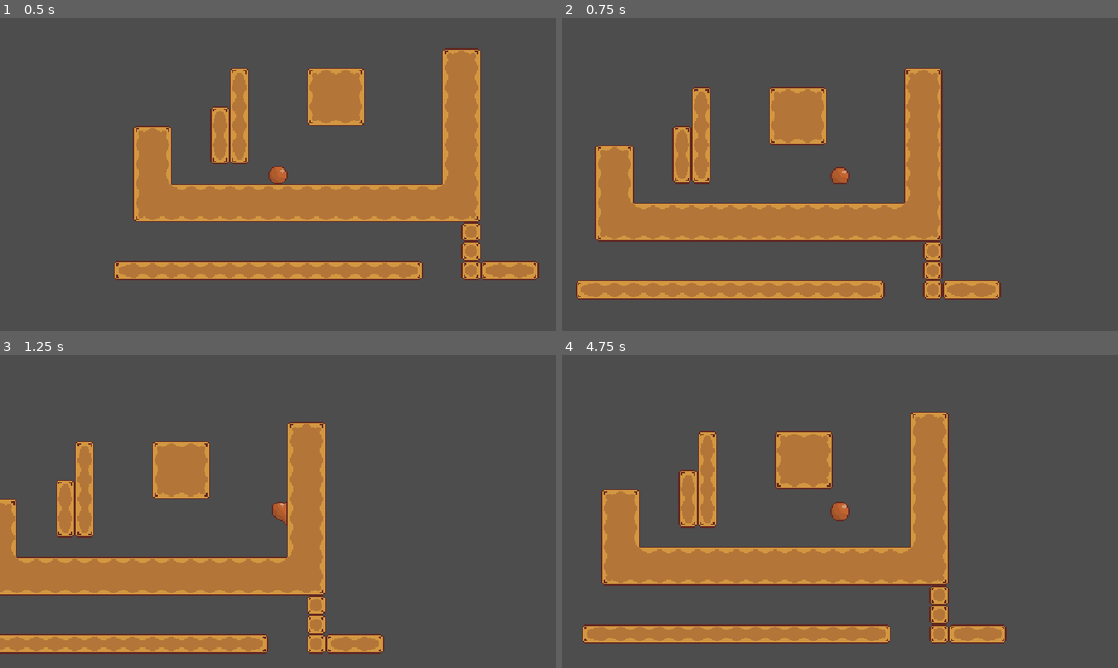
Above: before the commit, frames 1-4 (two rows, left to right).
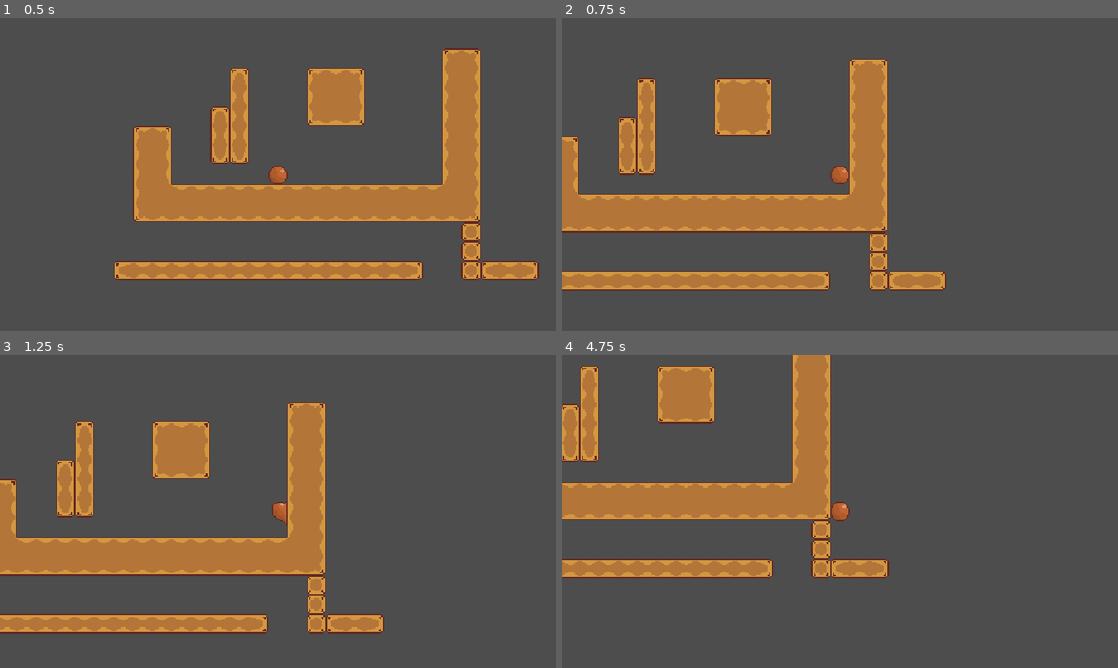
Above: after the commit, the same moments.

Repository: seanlhwi/Haven
Game: Godot game, scene res://game.tscn
The game is run twice, just before and just after one commit, with the same random seed, the same clock (stepped at 60 frames per second) and the same inputs.
Inputs:
- Up to frame 1 (0.5 s): no input
- Up to frame 2 (0.75 s): tap Enter at 0.5 s; hold Right (move_right) from 0.53 s (still down); hold Space (jump) from 0.53 s (still down); tap Shift (dash) at 0.6 s
- Up to frame 3 (1.25 s): keep holding Right (move_right); keep holding Space (jump)
- Up to frame 4 (4.75 s): release Space (jump) at 1.28 s; tap Space (jump) at 1.35, 1.52, 1.82, 3.02, 3.32, 4.52 s; tap Shift (dash) at 1.55, 2.1, 2.85, 4.35 s; release Right (move_right) at 2.03 s; hold Left (move_left) 2.03-2.78 s; hold Space (jump) 2.03-2.78 s; hold Right (move_right) 2.78-4.28 s; hold Space (jump) 3.53-4.28 s; hold Left (move_left) from 4.28 s (still down)

Frame 1 is identical in both runs. In frame 2, 27% of the frame differs, in the area x 0-79%, y 13-90%; in frame 3, 20%; in frame 4, 27%.

Commit message:
Revert "fixed animation"
This reverts commit 4a68ed4d71feef974160b5176fd840028ea792d0.

Diff:
--- a/Boba/Scenes/player.gd
+++ b/Boba/Scenes/player.gd
@@ -17,7 +17,7 @@
 
 # --- adds acceleration and smooth stop ---
 func _handle_horizontal(delta):
-	if wall_jump_lock > 0.0 or is_dashing:
+	if wall_jump_lock > 0.0:
 		return # stops code if after wall jump
 
 	var direction := Input.get_axis("move_left", "move_right") # -1 if left, 0 if still, +1 if right
@@ -76,7 +76,7 @@
 var base_gravity: float = ProjectSettings.get_setting("physics/2d/default_gravity") # brings default gravity number to scale with const, float is decimal number
 
 func _apply_gravity(delta):
-	if is_clinging or is_dashing:
+	if is_clinging:
 		return
 	if not is_on_floor():
 		var mult := RISE_GRAV_MULT if velocity.y < 0.0 else FALL_GRAV_MULT # when not on floor, multiply rise and fall gravity based on + or - velocity
@@ -137,89 +137,53 @@
 		wall_contact_coyote = 0.0
 
 # --- Dash ---
-const DASH_SPEED: float = 600.0
-const DASH_TIME: float = 0.15
+const DASH_SPEED: float = 1000.0
+const DASH_TIME: float = 0.12
 var can_dash: bool = true
 var dash_timer: float = 0.0
-var is_dashing: bool = false
-var facing_x: int = 1
 
 func _dash_check(delta: float) -> void:
 	var x_input: float = Input.get_axis("move_left", "move_right")
-	if x_input != 0.0:
-		facing_x = int(x_input)
+	if dash_timer == 0.0:
+		var velocity_weight_x: float = 1.0 - exp( -(ACCEL if x_input else FRIC))
+		velocity.x = lerp(velocity.x, x_input * SPEED, velocity_weight_x)
 
-	if is_on_floor() and dash_timer == 0.0:
-		can_dash = true
+	if x_input:
+		look_dir_x = int(x_input)
+
+	if is_on_floor():
+		if dash_timer == 0.0 and !can_dash:
+			can_dash = true
 
 # --- dash logic ---
 func _dash_logic(delta: float) -> void:
 	if can_dash and Input.is_action_just_pressed("dash"):
 		can_dash = false
 		dash_timer = DASH_TIME
-		velocity.x = DASH_SPEED * facing_x
+		velocity.x = DASH_SPEED * look_dir_x
 		velocity.y = 0.0
 
 	if dash_timer > 0.0:
 		dash_timer = max(0.0, dash_timer - delta)
 		if is_on_wall():
 			dash_timer = 0.0
-		if dash_timer == 0.0:
-			velocity.x = facing_x * SPEED  # leave the dash at normal speed
-
-	is_dashing = dash_timer > 0.0
 
 # --- animations ---
-enum Phase { NONE, ON, HOLD, OFF }
-var phase := Phase.NONE
-var current_move := ""   # remembers past move, and "" if none
+func _handle_anim() -> void:
+	if is_clinging:
+		if look_dir_x < 0:
+			animated_sprite.play("left_wall")
+		else:
+			animated_sprite.play("right_wall")
+		return
 
-func _ready() -> void:
-	animated_sprite.animation_finished.connect(_on_animation_finished) # plays animation once, and sends to next function, _ready plays once
-
-func _desired_move() -> String:
-	if is_clinging:
-		return "left_wall" if look_dir_x < 0 else "right_wall"
-	if is_dashing:
-		return "dash_left" if facing_x < 0 else "dash_right"
-	return "" # finds current desired move
-
-func _handle_anim() -> void:
-	var desired := _desired_move()
-
-	if desired != "" and (desired != current_move or phase == Phase.OFF):
-		current_move = desired
-		if animated_sprite.sprite_frames.has_animation(current_move):
-			phase = Phase.ON
-			animated_sprite.play(current_move)            # transition in
-		else:
-			phase = Phase.HOLD
-			animated_sprite.play(current_move + "_on")    # hold
-
-	elif desired == "" and current_move != "" and phase != Phase.OFF:
-		var off_name := current_move + "_off"
-		if animated_sprite.sprite_frames.has_animation(off_name):
-			phase = Phase.OFF
-			animated_sprite.play(off_name)
-		else:
-			phase = Phase.NONE
-			current_move = ""
-
-	if phase == Phase.OFF and not animated_sprite.is_playing():
-		phase = Phase.NONE
-		current_move = ""
-
-	if phase == Phase.NONE:
+	var direction := Input.get_axis("move_left", "move_right")
+	if direction == 0.0:
 		animated_sprite.play("idle")
-
-func _on_animation_finished() -> void:
-	match phase:
-		Phase.ON:
-			phase = Phase.HOLD
-			animated_sprite.play(current_move + "_on")    # hold
-		Phase.OFF:
-			phase = Phase.NONE
-			current_move = ""
+	elif direction < 0.0:
+		animated_sprite.play("idle")   # swap in "run_left" when you have one
+	else:
+		animated_sprite.play("idle")   # swap in "run_right" when you have one
 
 func _physics_process(delta):
 	_update_cling()
--- a/Boba/player.tscn
+++ b/Boba/player.tscn
@@ -178,9 +178,9 @@
 "duration": 1.0,
 "texture": SubResource("AtlasTexture_b26j0")
 }],
-"loop": 0,
+"loop": 1,
 "name": &"dash_left",
-"speed": 15.0
+"speed": 5.0
 }, {
 "frames": [{
 "duration": 1.0,
@@ -195,9 +195,9 @@
 "duration": 1.0,
 "texture": SubResource("AtlasTexture_urp6f")
 }],
-"loop": 0,
+"loop": 1,
 "name": &"dash_left_off",
-"speed": 15.0
+"speed": 5.0
 }, {
 "frames": [{
 "duration": 1.0,
@@ -205,7 +205,7 @@
 }],
 "loop": 1,
 "name": &"dash_left_on",
-"speed": 15.0
+"speed": 5.0
 }, {
 "frames": [{
 "duration": 1.0,
@@ -220,9 +220,9 @@
 "duration": 1.0,
 "texture": SubResource("AtlasTexture_q13i1")
 }],
-"loop": 0,
+"loop": 1,
 "name": &"dash_right",
-"speed": 15.0
+"speed": 5.0
 }, {
 "frames": [{
 "duration": 1.0,
@@ -237,9 +237,9 @@
 "duration": 1.0,
 "texture": SubResource("AtlasTexture_7ahtn")
 }],
-"loop": 0,
+"loop": 1,
 "name": &"dash_right_off",
-"speed": 15.0
+"speed": 5.0
 }, {
 "frames": [{
 "duration": 1.0,
@@ -247,7 +247,7 @@
 }],
 "loop": 1,
 "name": &"dash_right_on",
-"speed": 15.0
+"speed": 5.0
 }, {
 "frames": [{
 "duration": 1.0,
@@ -263,7 +263,7 @@
 "texture": SubResource("AtlasTexture_2hs0m")
 }],
 "loop": 1,
-"name": &"idle",
+"name": &"default",
 "speed": 10.0
 }, {
 "frames": [{
@@ -279,9 +279,9 @@
 "duration": 1.0,
 "texture": SubResource("AtlasTexture_qtqh7")
 }],
-"loop": 0,
+"loop": 1,
 "name": &"left_wall",
-"speed": 10.0
+"speed": 5.0
 }, {
 "frames": [{
 "duration": 1.0,
@@ -296,9 +296,9 @@
 "duration": 1.0,
 "texture": SubResource("AtlasTexture_634y6")
 }],
-"loop": 0,
+"loop": 1,
 "name": &"left_wall_off",
-"speed": 10.0
+"speed": 5.0
 }, {
 "frames": [{
 "duration": 1.0,
@@ -306,7 +306,7 @@
 }],
 "loop": 1,
 "name": &"left_wall_on",
-"speed": 10.0
+"speed": 5.0
 }, {
 "frames": [{
 "duration": 1.0,
@@ -321,9 +321,9 @@
 "duration": 1.0,
 "texture": SubResource("AtlasTexture_ek41f")
 }],
-"loop": 0,
+"loop": 1,
 "name": &"right_wall",
-"speed": 10.0
+"speed": 5.0
 }, {
 "frames": [{
 "duration": 1.0,
@@ -338,9 +338,9 @@
 "duration": 1.0,
 "texture": SubResource("AtlasTexture_331ug")
 }],
-"loop": 0,
+"loop": 1,
 "name": &"right_wall_off",
-"speed": 10.0
+"speed": 5.0
 }, {
 "frames": [{
 "duration": 1.0,
@@ -348,7 +348,7 @@
 }],
 "loop": 1,
 "name": &"right_wall_on",
-"speed": 10.0
+"speed": 5.0
 }]
 
 [sub_resource type="CircleShape2D" id="CircleShape2D_6mlwo"]
@@ -359,8 +359,8 @@
 
 [node name="AnimatedSprite2D" type="AnimatedSprite2D" parent="." unique_id=883259731]
 sprite_frames = SubResource("SpriteFrames_6mlwo")
-animation = &"dash_right_on"
-autoplay = "idle"
+animation = &"dash_left"
+autoplay = "default"
 
 [node name="CollisionShape2D" type="CollisionShape2D" parent="." unique_id=1739995885]
 shape = SubResource("CircleShape2D_6mlwo")
